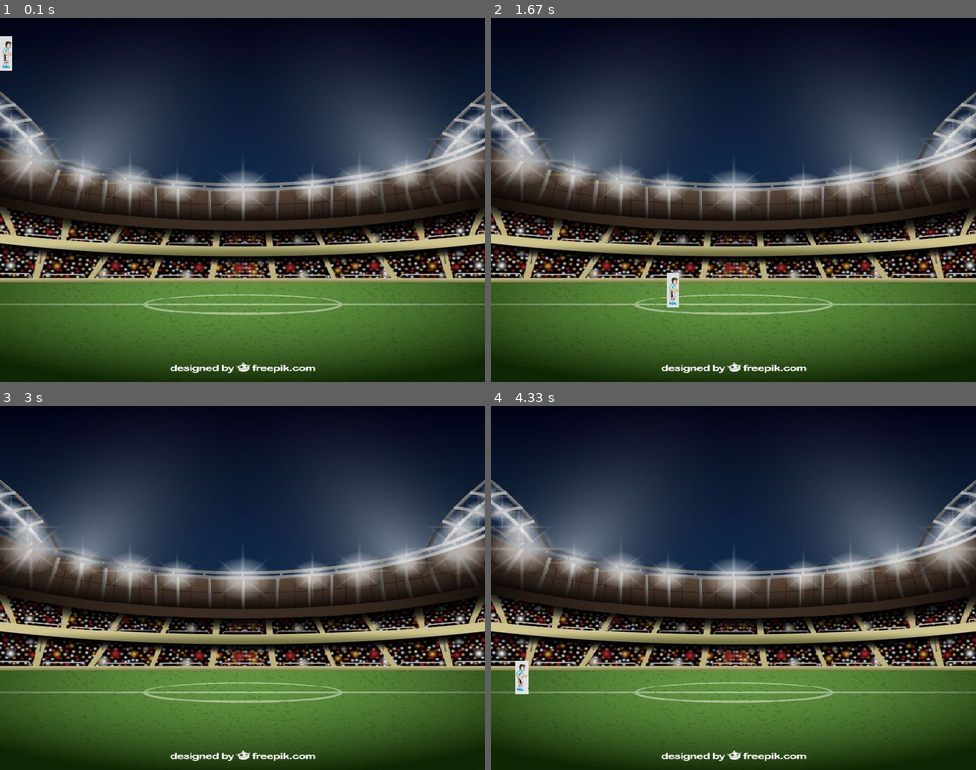
Above: before the commit, frames 1-4 (two rows, left to right).
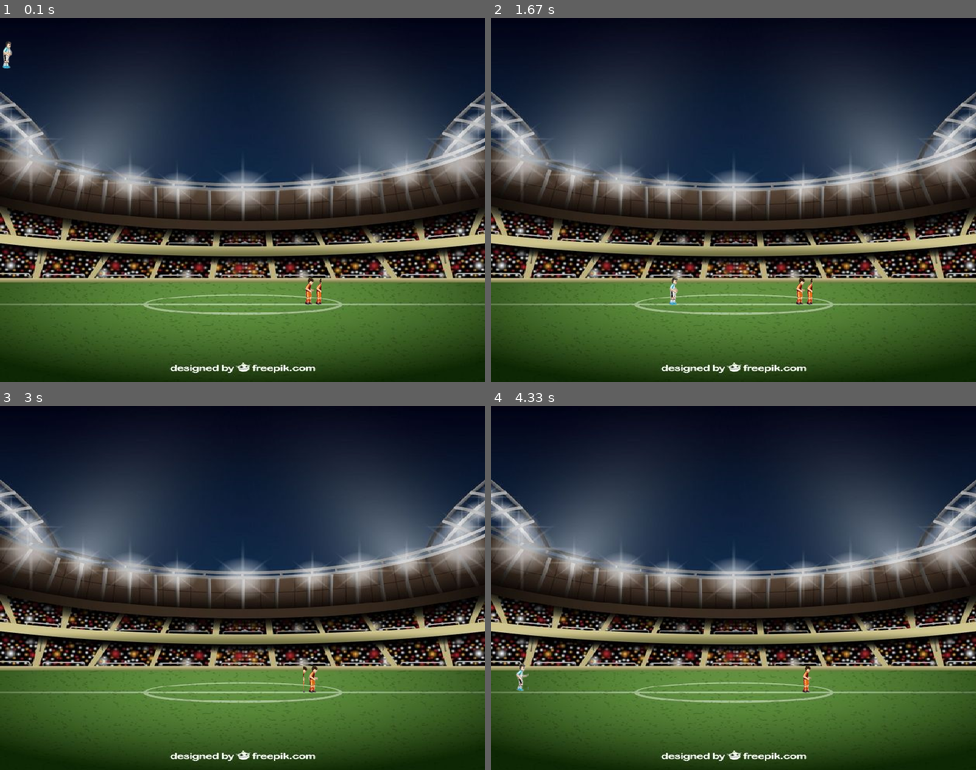
Above: after the commit, the same moments.

Repository: santiagovallina/pygame
Game: pygame game, started from main.py
The game is run twice, just before and just after one commit, with the same random seed, the same clock (stepped at 60 frames per second) and the same inputs.
Inputs:
- Up to frame 1 (0.1 s): no input
- Up to frame 2 (1.67 s): hold Right 0.33-0.8 s; hold Up 0.83-1.13 s; hold Right 1.17-1.63 s
- Up to frame 3 (3 s): hold Left 1.67-2.2 s; hold Left 2.23-2.63 s; hold Up from 2.67 s (still down)
- Up to frame 4 (4.33 s): release Up at 3.03 s; hold Right 3.07-3.7 s; hold Left 3.73-4.2 s; hold Right from 4.23 s (still down)

The runs differ from the first frame. In frame 1, 0.3% of the frame differs, in the area x 0-67%, y 5-79%; in frame 2, 0.3%; in frame 3, 0.1%; in frame 4, 0.3%.

Commit message:
saque fondo del sprite del player y agregue un  enemigo

Diff:
--- a/main.py
+++ b/main.py
@@ -14,15 +14,14 @@
 
 back_img = pg.image.load('./assets/img/background/estadio.jpg')
 back_img = pg.transform.scale(back_img, (ANCHO_VENTANA, ALTO_VENTANA))
-#pasto = pg.image.load('./assets/img/background/pasto.jpg')
-#pasto = pg.transform.scale(pasto, (ANCHO_VENTANA, ALTO_VENTANA))
+
 
 
 
 juego_ejecutandose = True
 
 player = Jugador(0, 0, frame_rate=70, speed_walk=20, speed_run=30)
-#villano = Villian(0, 0, frame_rate=70, speed_walk=20, speed_run=30)
+villano = Villian(0, 0, frame_rate=70, speed_walk=20, speed_run=30)
 
 
 while juego_ejecutandose:
@@ -31,9 +30,9 @@
     lista_eventos = pg.event.get()
     for event in lista_eventos:
         match event.type:
-            case pg.KEYDOWN:
-                if event.key == pg.K_SPACE:
-                    player.shoot_laser(True)
+            # case pg.KEYDOWN:
+            #     # if event.key == pg.K_SPACE:
+            #     #     player.shoot_laser(True)
             case pg.QUIT:
                 print('Estoy CERRANDO el JUEGO')
                 juego_ejecutandose = False
@@ -43,19 +42,18 @@
     lista_teclas_presionadas = pg.key.get_pressed()
     if lista_teclas_presionadas[pg.K_RIGHT] and not lista_teclas_presionadas[pg.K_LEFT]:
         player.walk('Right')
-        #villano.walk('Right')
+
     if lista_teclas_presionadas[pg.K_LEFT] and not lista_teclas_presionadas[pg.K_RIGHT]:
         player.walk('Left')
-        #villano.walk('Left')
+
     if not lista_teclas_presionadas[pg.K_RIGHT] and not lista_teclas_presionadas[pg.K_LEFT]:
         player.stay()
-        #villano.stay()
+
 
     if lista_teclas_presionadas[pg.K_RIGHT] and lista_teclas_presionadas[pg.K_LSHIFT] and not lista_teclas_presionadas[pg.K_LEFT]:
         player.run('Right')
     if lista_teclas_presionadas[pg.K_LEFT] and lista_teclas_presionadas[pg.K_LSHIFT] and not lista_teclas_presionadas[pg.K_RIGHT]:
         player.run('Left')
-
 
     if lista_teclas_presionadas[pg.K_UP] :
         player.jump('Up')
@@ -67,6 +65,8 @@
     delta_ms = clock.tick(FPS)
     player.update(delta_ms)
     player.draw(screen)
+    villano.update(delta_ms)
+    villano.draw(screen)
     pg.display.update()
 
 pg.quit()
--- a/models/player/main_player.py
+++ b/models/player/main_player.py
@@ -1,20 +1,20 @@
 from models.auxiliar import SurfaceManager as sf
 import pygame as pg
 from models.constantes import ANCHO_VENTANA, DEBUG
-from models.bullet import Bullet
+#from models.bullet import Bullet
 
 
 class Jugador:
 
-    def __init__(self, coord_x, coord_y, frame_rate = 100, speed_walk = 6, speed_run = 12, gravity = 30, jump = 30):
-        self.__iddle_r = sf.get_surface_from_spritesheet('assets/img/player/idle/idle.jpg', 4, 1)
-        self.__iddle_l = sf.get_surface_from_spritesheet('assets/img/player/idle/idle.jpg', 4, 1, flip=True)
-        self.__walk_r = sf.get_surface_from_spritesheet('assets/img/player/walk/walk.jpg', 8, 1)
-        self.__walk_l = sf.get_surface_from_spritesheet('assets/img/player/walk/walk.jpg', 8, 1, flip=True)
-        self.__run_r = sf.get_surface_from_spritesheet('assets/img/player/run/run.jpg', 10, 1)
-        self.__run_l = sf.get_surface_from_spritesheet('assets/img/player/run/run.jpg', 10, 1, flip=True)
-        self.__jump_r = sf.get_surface_from_spritesheet('assets/img/player/jump/jump.jpg', 6, 1)
-        self.__jump_l = sf.get_surface_from_spritesheet('assets/img/player/jump/jump.jpg', 6, 1, flip=True)
+    def __init__(self, coord_x, coord_y, frame_rate = 800, speed_walk = 6, speed_run = 12, gravity = 30, jump = 30):
+        self.__iddle_r = sf.get_surface_from_spritesheet('assets/img/player/idle/idle.png', 4, 1)
+        self.__iddle_l = sf.get_surface_from_spritesheet('assets/img/player/idle/idle.png', 4, 1, flip=True)
+        self.__walk_r = sf.get_surface_from_spritesheet('assets/img/player/walk/walk.png', 8, 1)
+        self.__walk_l = sf.get_surface_from_spritesheet('assets/img/player/walk/walk.png', 8, 1, flip=True)
+        self.__run_r = sf.get_surface_from_spritesheet('assets/img/player/run/run.png', 10, 1)
+        self.__run_l = sf.get_surface_from_spritesheet('assets/img/player/run/run.png', 10, 1, flip=True)
+        self.__jump_r = sf.get_surface_from_spritesheet('assets/img/player/jump/jump.png', 6, 1)
+        self.__jump_l = sf.get_surface_from_spritesheet('assets/img/player/jump/jump.png', 6, 1, flip=True)
         self.__move_x = coord_x
         self.__move_y = coord_y
         self.__speed_walk = speed_walk
--- a/models/villian/main_villian.py
+++ b/models/villian/main_villian.py
@@ -5,15 +5,13 @@
 
 class Villian:
 
-    def __init__(self, coord_x, coord_y, frame_rate = 100, speed_walk = 6, speed_run = 12, gravity = 16, jump = 32):
-        self.__iddle_r = sf.get_surface_from_spritesheet('./assets/img/player/iddle/player_idle.png', 5, 1)
-        self.__iddle_l = sf.get_surface_from_spritesheet('./assets/img/player/iddle/player_idle.png', 5, 1, flip=True)
-        self.__walk_r = sf.get_surface_from_spritesheet('./assets/img/player/walk/player_walk.png', 6, 1)
-        self.__walk_l = sf.get_surface_from_spritesheet('./assets/img/player/walk/player_walk.png', 6, 1, flip=True)
-        self.__run_r = sf.get_surface_from_spritesheet('./assets/img/player/run/player_run.png', 2, 1)
-        self.__run_l = sf.get_surface_from_spritesheet('./assets/img/player/run/player_run.png', 2, 1, flip=True)
-        self.__jump_r = sf.get_surface_from_spritesheet('./assets/img/player/jump/player_jump.png', 6, 1)
-        self.__jump_l = sf.get_surface_from_spritesheet('./assets/img/player/jump/player_jump.png', 6, 1, flip=True)
+    def __init__(self, coord_x, coord_y, frame_rate = 800, speed_walk = 6, speed_run = 12, gravity = 30, jump = 32):
+        self.__iddle_r = sf.get_surface_from_spritesheet('assets/img/villano/idle/idle.png', 3, 1)
+        self.__iddle_l = sf.get_surface_from_spritesheet('assets/img/villano/idle/idle.png', 3, 1, flip=True)
+        self.__walk_r = sf.get_surface_from_spritesheet('assets/img/villano/walk/walk.png', 8, 1)
+        self.__walk_l = sf.get_surface_from_spritesheet('assets/img/villano/walk/walk.png', 8, 1, flip=True)
+        self.__run_r = sf.get_surface_from_spritesheet('assets/img/villano/run/run.png', 10, 1)
+        self.__run_l = sf.get_surface_from_spritesheet('assets/img/villano/run/run.png', 10, 1, flip=True)
         self.__move_x = coord_x
         self.__move_y = coord_y
         self.__speed_walk = speed_walk
@@ -22,7 +20,6 @@
         self.__player_move_time = 0
         self.__player_animation_time = 0
         self.__gravity = gravity
-        self.__jump = jump
         self.__is_jumping = False
         self.__initial_frame = 0
         self.__actual_animation = self.__iddle_r
@@ -70,12 +67,6 @@
             self.__move_x = 0
             self.__move_y = 0
 
-    def jump(self, jumping=True):
-        if jumping and not self.__is_jumping:
-            self.__set_y_animations_preset()
-        else:
-            self.__is_jumping = False
-            self.stay()
 
     def __set_borders_limits(self):
         pixels_move = 0
@@ -91,10 +82,11 @@
         if self.__player_move_time >= self.__frame_rate:
             self.__player_move_time = 0
             self.__rect.x += self.__set_borders_limits()
-            self.__rect.y += self.__move_y
-            # Parte relacionado a saltar
-            if self.__rect.y < 300:
-                self.__rect.y += self.__gravity
+            self.__rect.y = 415
+            self.__rect.x = 500
+
+
+
 
     def do_animation(self, delta_ms):
         self.__player_animation_time += delta_ms
@@ -104,9 +96,7 @@
                 self.__initial_frame += 1
             else:
                 self.__initial_frame = 0
-                if self.__is_jumping:
-                    self.__is_jumping = False
-                    self.__move_y = 0
+
 
     def update(self, delta_ms):
         self.do_movement(delta_ms)
Binary file removed: assets/img/background/goku_house.png
Binary file removed: assets/img/player/idle/idle.jpg
Binary file added: assets/img/player/idle/idle.png
Binary file removed: assets/img/player/jump/jump.jpg
Binary file added: assets/img/player/jump/jump.png
Binary file removed: assets/img/player/run/run.jpg
Binary file added: assets/img/player/run/run.png
Binary file removed: assets/img/player/walk/walk.jpg
Binary file added: assets/img/player/walk/walk.png
Binary file added: assets/img/villano/idle/idle.png
Binary file added: assets/img/villano/run/run.png
Binary file added: assets/img/villano/walk/walk.png
